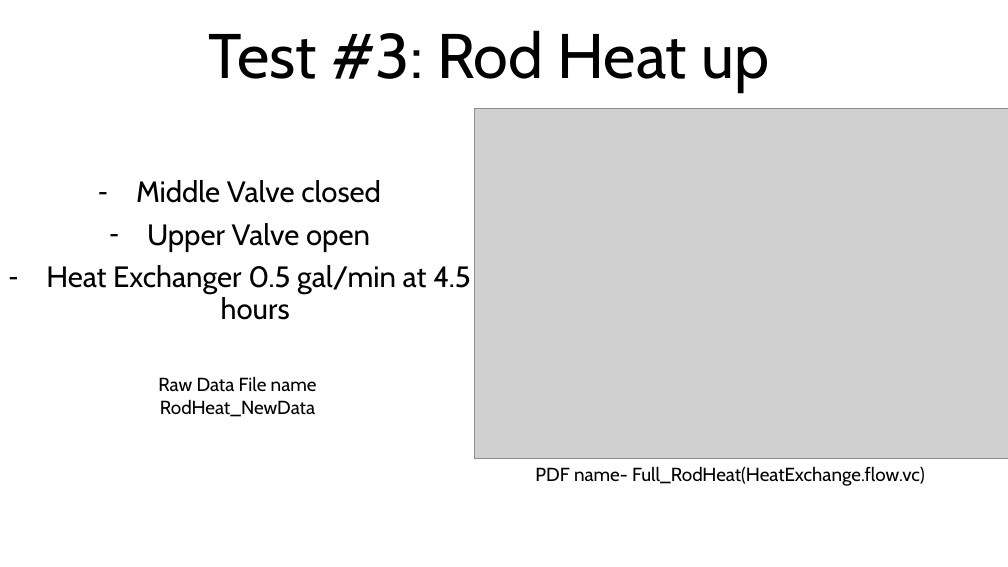
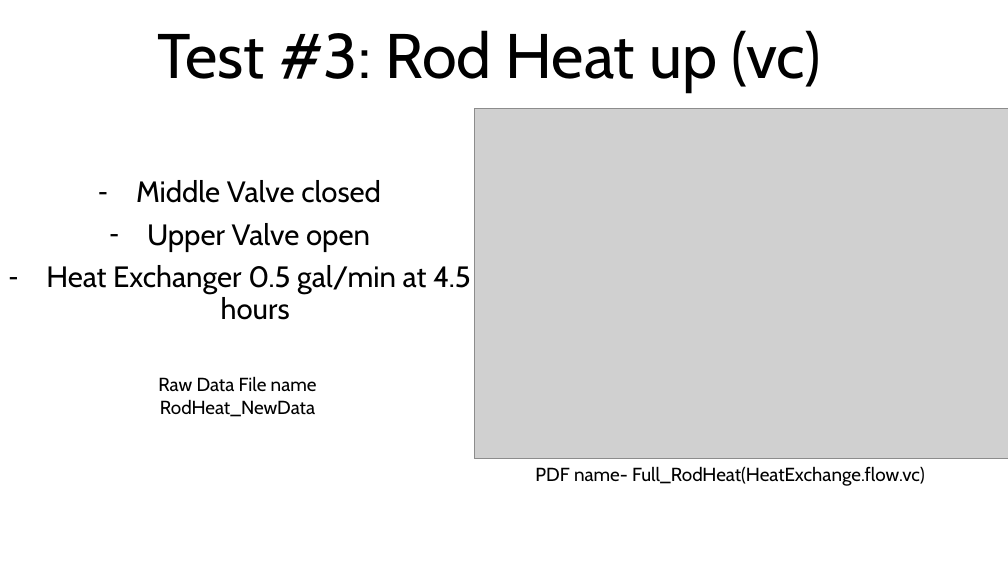
Before and after one commit to ARTS-Laboratory/thermal-loop, a slide deck: slide 6 of resources/Thermal_loop_data/Thermal Loop Data Graphs.pptx. Drawn at 1008x567 pixels with LibreOffice and Linux fonts; fonts in the diff are those of the drawing; grey boxes stand for pictures. Boxes give left, top, right and bottom in pixels: in the first picture for what was removed or moved away, otherwise in the second. Text is boxed around its words. In the diff, an @@ line names an element or a change of style, - is before the commit and + after.

```diff
--- a/resources/Thermal_loop_data/Thermal Loop Data Graphs.pptx
+++ b/resources/Thermal_loop_data/Thermal Loop Data Graphs.pptx
@@ title at <box>157,30,822,93</box>: text changed @@
-Test #3: Rod Heat up
+Test #3: Rod Heat up (vc)
```
Also in this commit, not shown: 2 other slides changed, 2 slides added.
